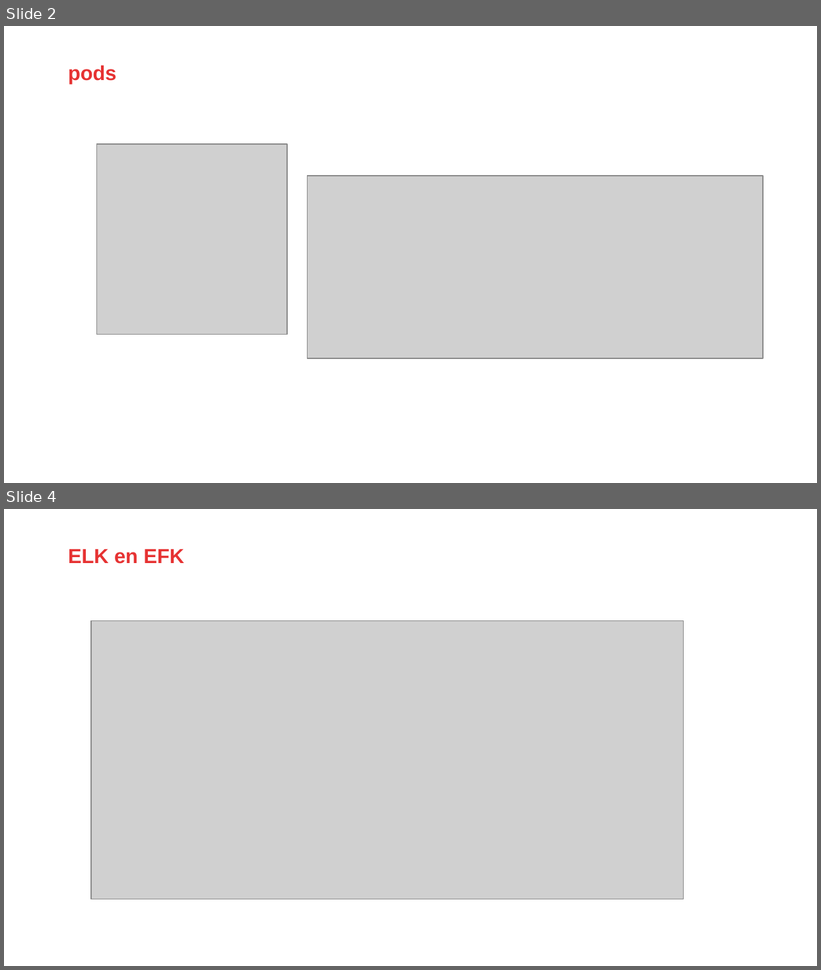
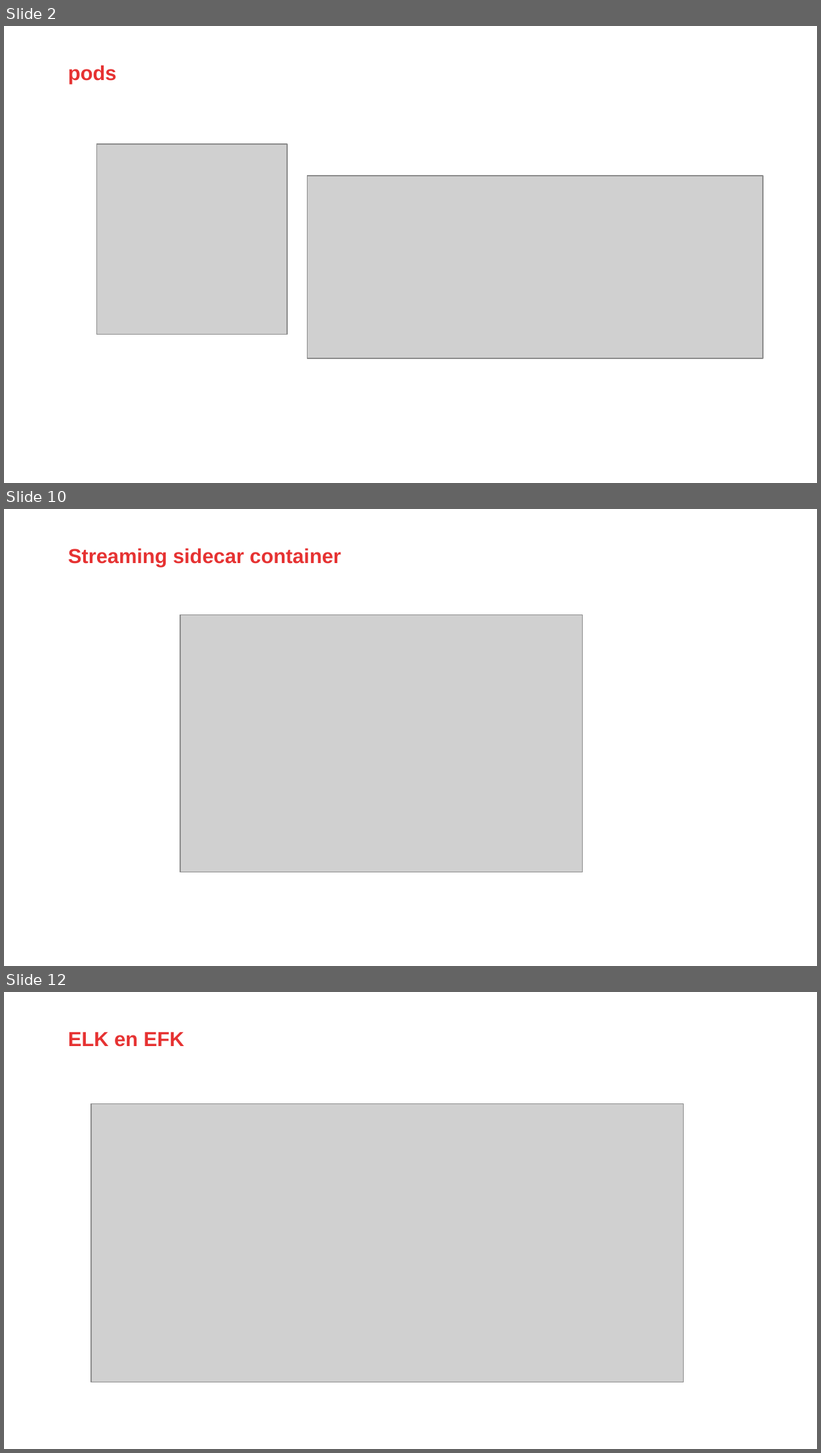
Before and after one commit to AMIS-Services/sig-kubernetes, a slide deck: SIG02-logging/Logging.pptx. Shown one above the other, each under a label of ours: slides 2 and 4 before the commit, slides 2, 10 and 12 after it; the slides between them are not shown. The pictures are 821x970 and 821x1453 pixels, drawn with LibreOffice and Linux fonts; fonts in the diff are those of the drawing; grey boxes stand for pictures; background and template pictures are left out. Boxes give left, top, right and bottom in pixels: in the first picture for what was removed or moved away, otherwise in the second. Text is boxed around its words. In the diff, an @@ line names an element or a change of style, - is before the commit and + after.

```diff
--- a/SIG02-logging/Logging.pptx
+++ b/SIG02-logging/Logging.pptx
@@ slide 10 added at bbox=[4, 509, 817, 966], background #FFFFFF; not listed: 1 template element that a slide beside it also shows @@
@@ title added at bbox=[68, 548, 341, 566], 18 pt, text #E63232, bold @@
+Streaming sidecar container
@@ picture added at bbox=[180, 615, 582, 873] @@
@@ what was slide 4 is now slide 12 @@
```
Also in this commit, not shown: 1 slide changed, 10 other slides added, 1 slide removed, 1 other file.
